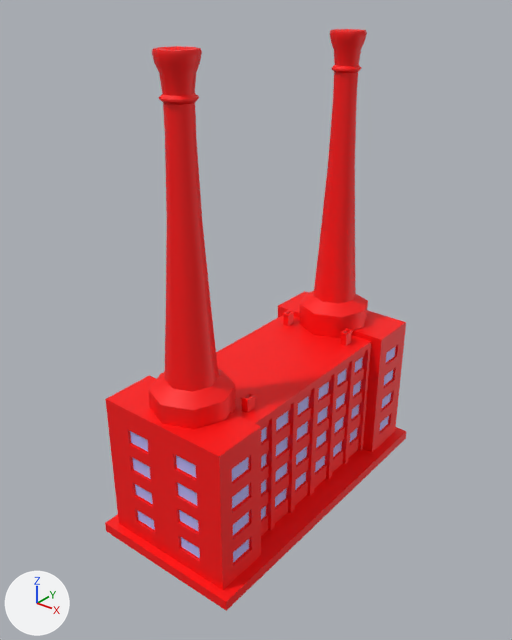
The FBX model Maps/Meshes/Mesh.Factory.fbx as it was, and as the next commit left it.
Both versions are drawn from a 50 mm camera at (-5.0, -166.6, 72.5) aimed at (-60.7, -97.0, 29.4). Arrows for +X, +Y and +Z are at lower left; the lights stay in place. Where no turn or scale is listed for an object, it has been applied to the vertices.

The first picture shows 'base.163', 'base.164', 'base.165', 'windowRefl.123'.
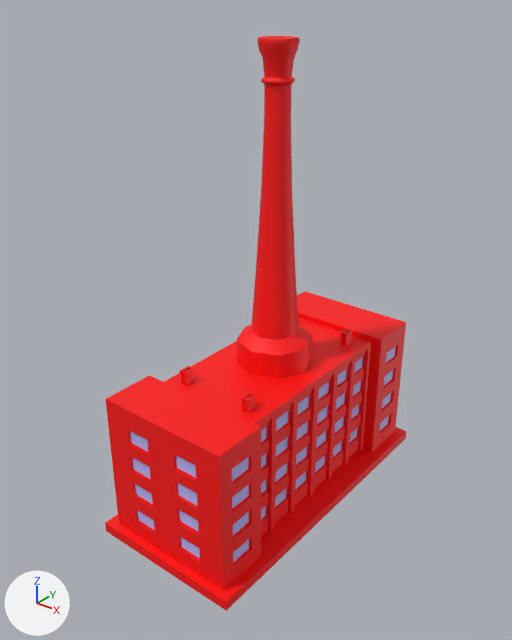
What changed in the scene script:
```text
Change ob_base_164:
    ob_base_164.location: (16.64, 22.85, 0.0) -> (0.924, 22.85, 0.0)
Remove ob_base_165:
    ob_base_165 = bpy.data.objects.new('base.165', me_mesh_factorypipe)
    ob_base_165.parent = ob_base_163
    ob_base_165.location = (-16.48, 22.77, 0.0)
```

What differs and where, as boxes (x1, y1, x2, y2) in the pictures (512 x 640 px):
'base.164', moved
    before: (299, 29, 368, 338)
    after: (237, 36, 312, 378)
'base.165', deleted (red)
    before: (148, 46, 236, 429)
